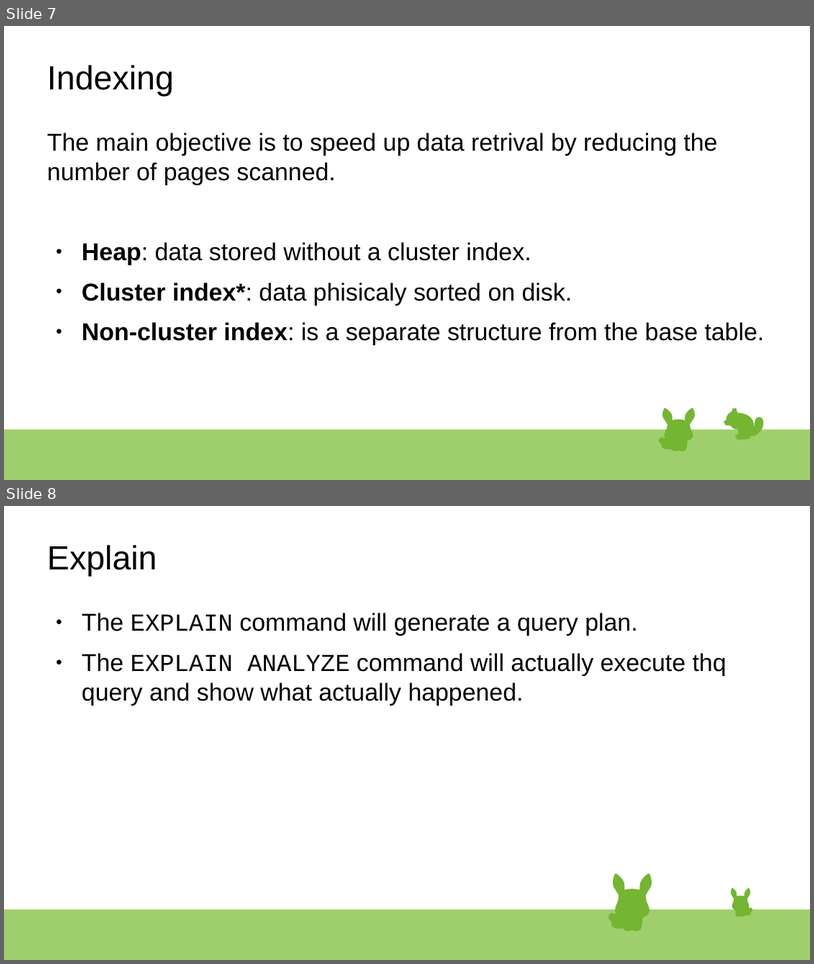
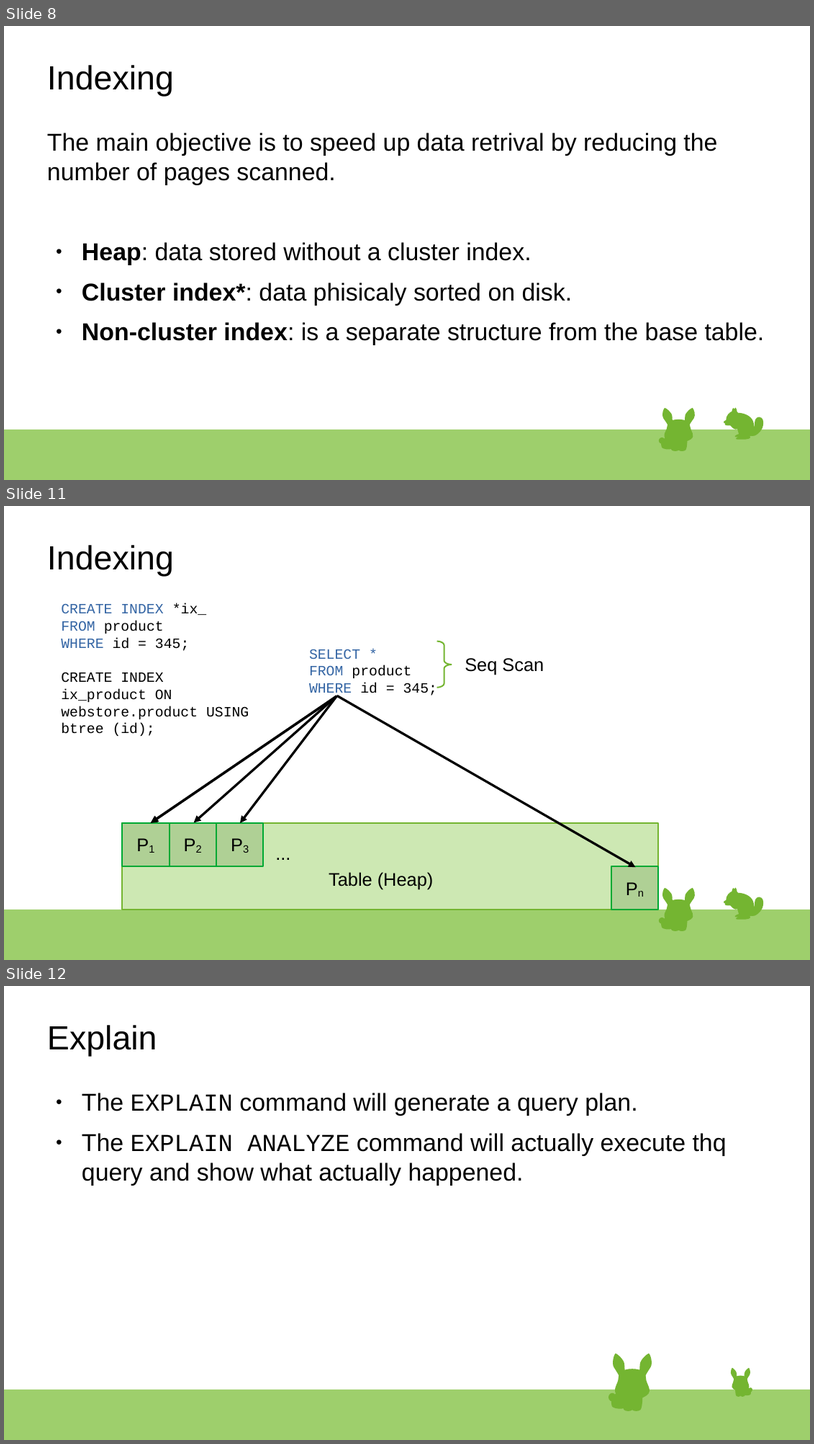
Before and after one commit to rsibanez89/postgres-indexing, a slide deck: Presentation.odp. Shown one above the other, each under a label of ours: slides 7 and 8 before the commit, slides 8, 11 and 12 after it; the slides between them are not shown. The pictures are 814x964 and 814x1444 pixels, drawn with LibreOffice and Linux fonts; fonts in the diff are those of the drawing. Boxes give left, top, right and bottom in pixels: in the first picture for what was removed or moved away, otherwise in the second. Text is boxed around its words. In the diff, an @@ line names an element or a change of style, - is before the commit and + after.

```diff
--- a/Presentation.odp
+++ b/Presentation.odp
@@ slide 11 added at (x1=4, y1=506, x2=810, y2=960), background #FFFFFF; not listed: 39 template elements that a slide beside it also shows @@
@@ title added at (x1=47, y1=545, x2=174, y2=576), 33 pt, text #000000 @@
+Indexing
@@ text added at (x1=61, y1=603, x2=249, y2=736), 14 pt, text #000000 @@
+CREATE INDEX *ix_
+FROM product
+WHERE id = 345;
+CREATE INDEX ix_product ON webstore.product USING btree (id);
@@ text added at (x1=309, y1=649, x2=437, y2=697), 14 pt, text #3465A4 @@
+SELECT *
+FROM product
+WHERE id = 345;
@@ freeform shape added at (x1=437, y1=641, x2=452, y2=687), outline #74B531 1.42 pt @@
@@ text added at (x1=465, y1=658, x2=544, y2=674), 18 pt, text #000000 @@
+Seq Scan
@@ arrow added from (336, 697) to (150, 823), #000000 2.3 pt @@
@@ arrow added from (337, 696) to (151, 822), #000000 2.3 pt @@
@@ arrow added from (337, 696) to (193, 823), #000000 2.3 pt @@
@@ arrow added from (337, 695) to (240, 823), #000000 2.3 pt @@
@@ arrow added from (337, 695) to (636, 867), #000000 2.3 pt @@
@@ group added at (x1=123, y1=823, x2=659, y2=909): 5 rectangles, 2 texts @@
+Table (Heap)
+P1
+Pn
+P3
+P2
+...
@@ what was slide 7 is now slide 8 @@
@@ what was slide 8 is now slide 12 @@
```
Also in this commit, not shown: 3 slides changed, 2 other slides added.
